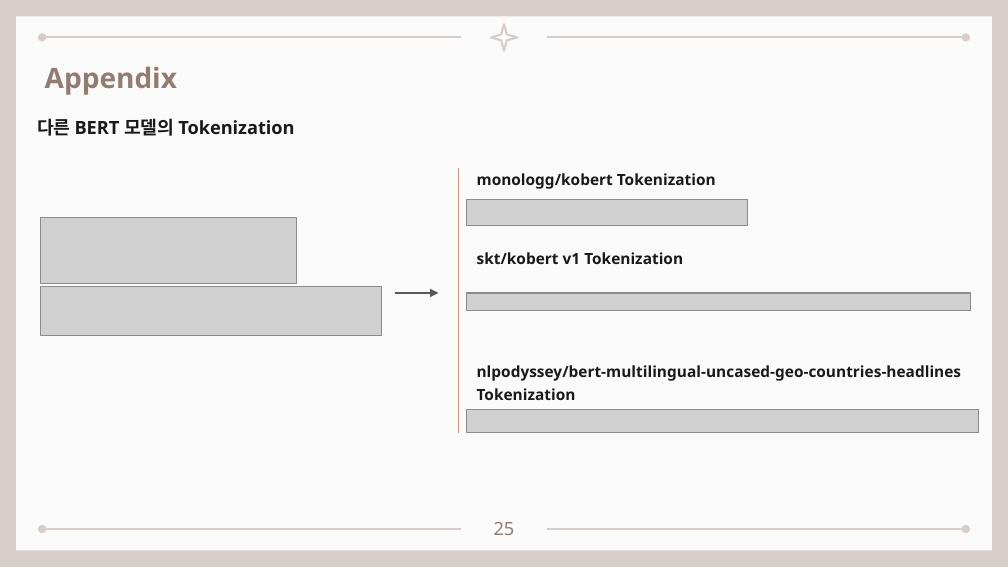
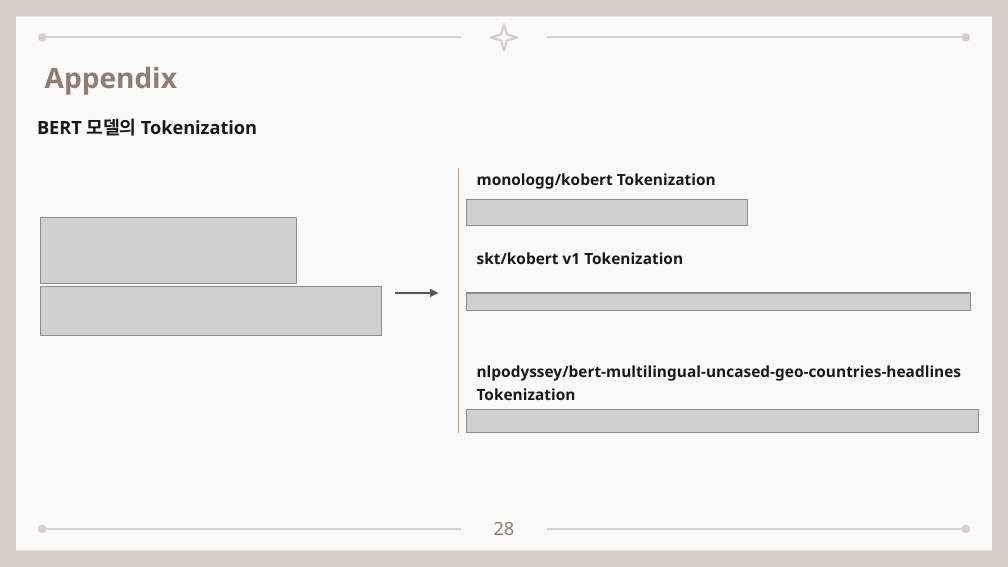
Before and after one commit to seungdeng/DELab, a slide deck: slide 28 of PPT/(이승건)250304_BERT멘토링리뷰.pptx (slide 25 before the commit). Drawn at 1008x567 pixels with LibreOffice and Linux fonts; fonts in the diff are those of the drawing; grey boxes stand for pictures. Boxes give left, top, right and bottom in pixels: in the first picture for what was removed or moved away, otherwise in the second. Text is boxed around its words. In the diff, an @@ line names an element or a change of style, - is before the commit and + after.

```diff
--- a/PPT/(이승건)250304_BERT멘토링리뷰.pptx
+++ b/PPT/(이승건)250304_BERT멘토링리뷰.pptx
@@ text at (37,118,257,136): text changed @@
-다른 BERT 모델의 Tokenization
+BERT 모델의 Tokenization
@@ page number at (494,522,515,535): text changed @@
-25
+28
```
Also in this commit, not shown: 18 other slides changed, 2 slides added, 1 other file.
